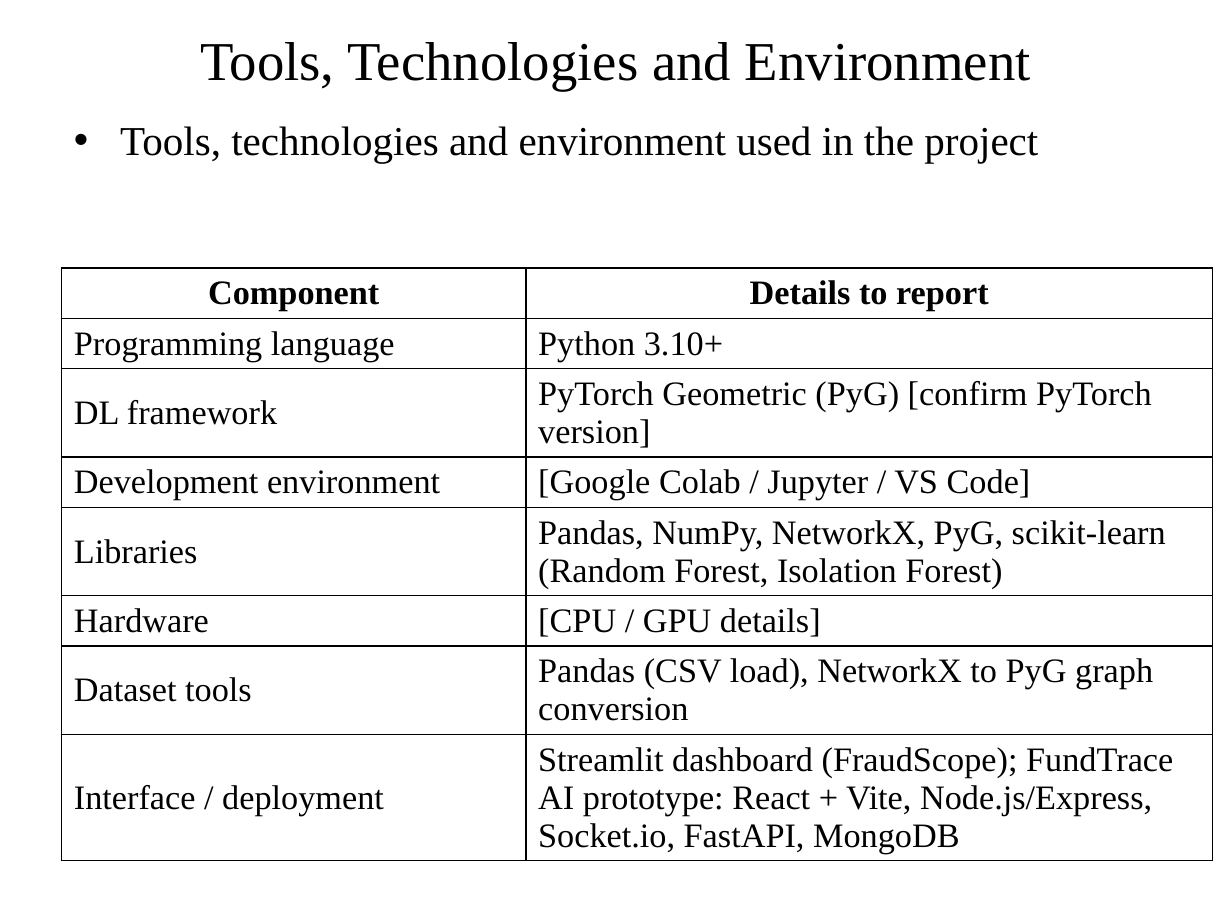
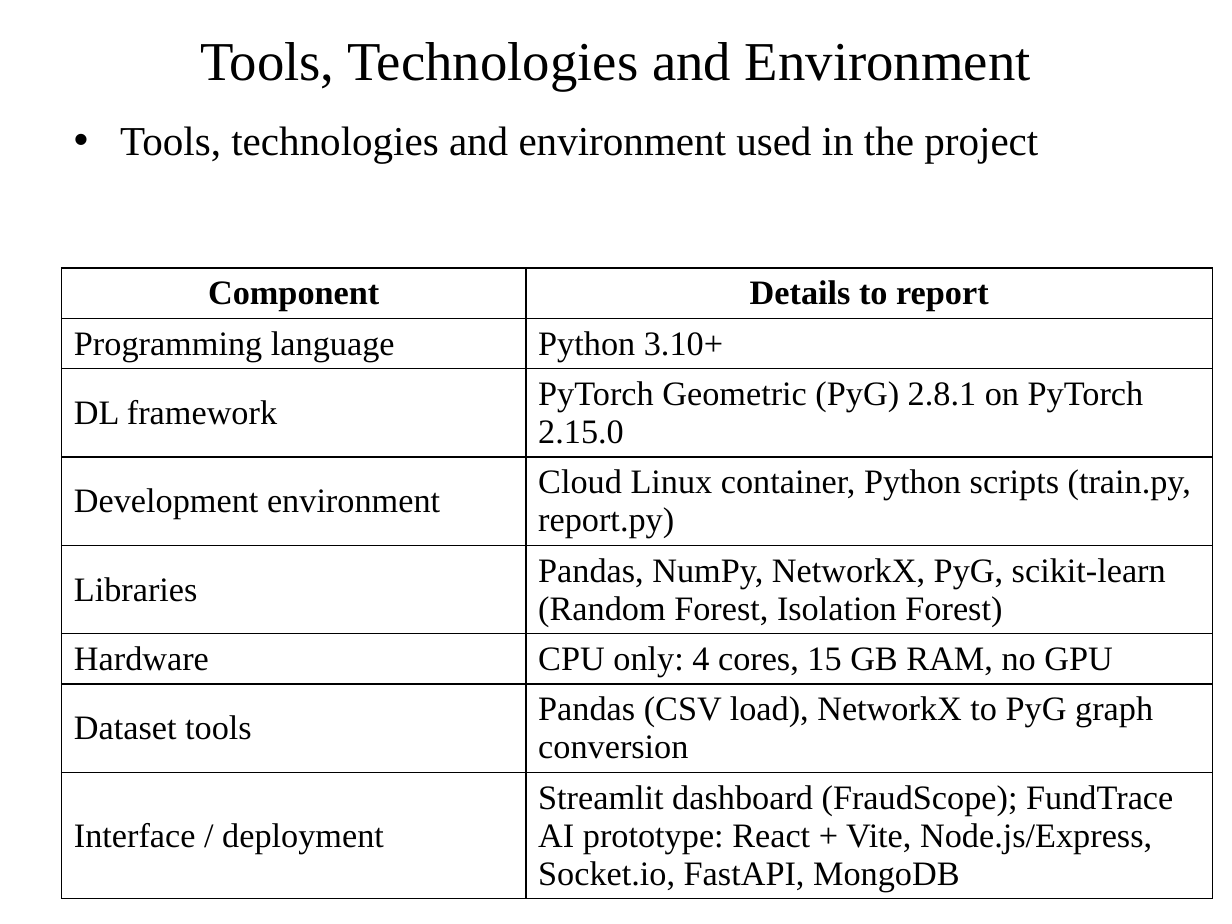
Before and after one commit to ImGhost7/Fraudscope, a slide deck: slide 10 of FraudScope_DL_Project_Implementation.pptx. Drawn at 1232x924 pixels with LibreOffice and Linux fonts; fonts in the diff are those of the drawing. Boxes give left, top, right and bottom in pixels: in the first picture for what was removed or moved away, otherwise in the second. Text is boxed around its words. In the diff, an @@ line names an element or a change of style, - is before the commit and + after.

```diff
--- a/FraudScope_DL_Project_Implementation.pptx
+++ b/FraudScope_DL_Project_Implementation.pptx
@@ table at box(62, 267, 1214, 896) @@
-row 3, column 2: PyTorch Geometric (PyG) [confirm PyTorch version]
+row 3, column 2: PyTorch Geometric (PyG) 2.8.1 on PyTorch 2.15.0
-row 4, column 2: [Google Colab / Jupyter / VS Code]
+row 4, column 2: Cloud Linux container, Python scripts (train.py, report.py)
-row 6, column 2: [CPU / GPU details]
+row 6, column 2: CPU only: 4 cores, 15 GB RAM, no GPU
```
Also in this commit, not shown: 9 other slides changed, 1 slide added, 20 other files.
